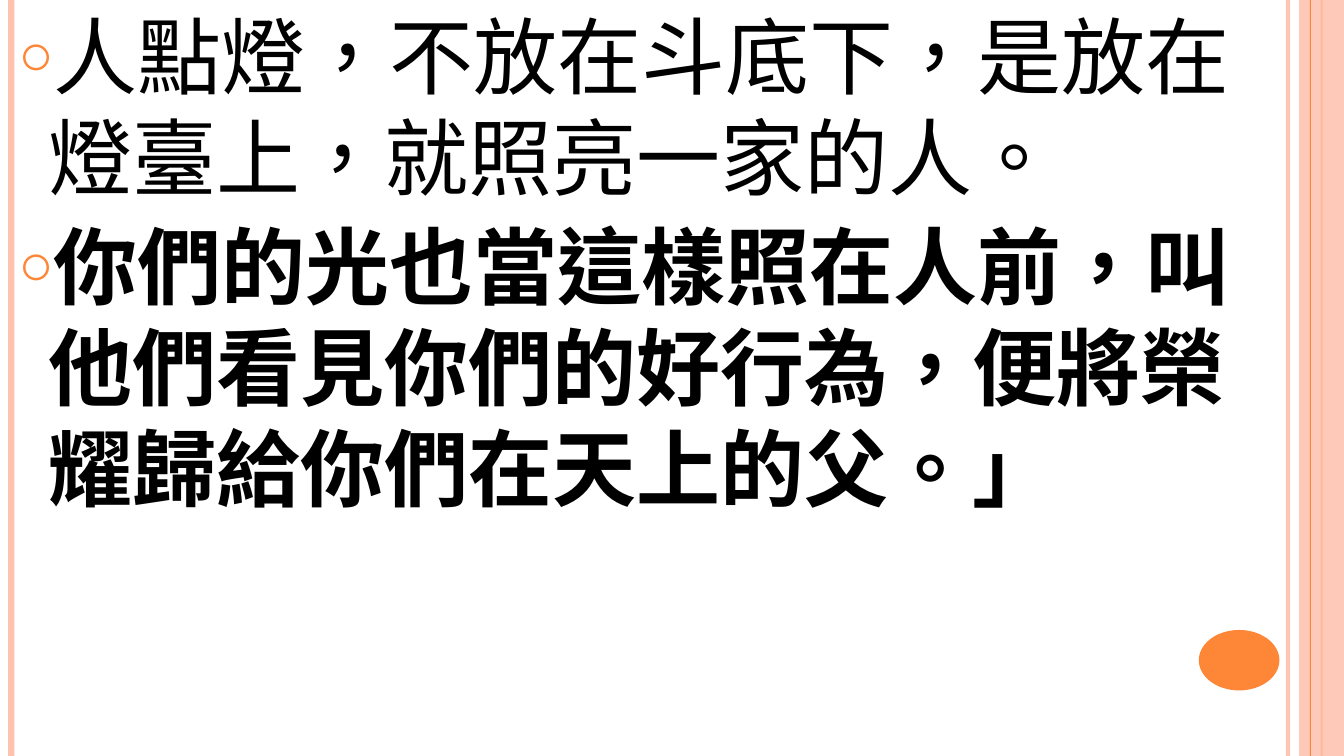
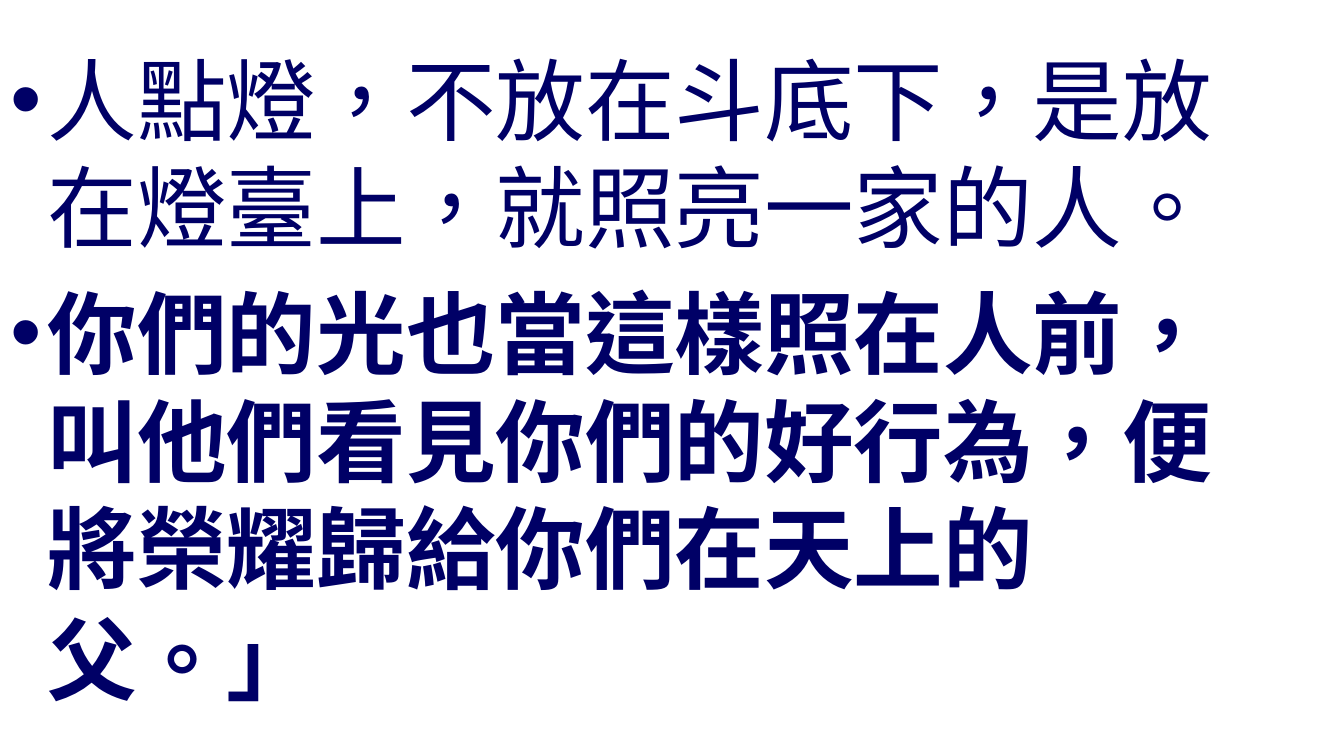
Before and after one commit to batisuoc/worship-resources, a slide deck: slide 3 of 74為鹽為光.pptx. Drawn at 1344x756 pixels with LibreOffice and Linux fonts; fonts in the diff are those of the drawing; background and template pictures are left out. Boxes give left, top, right and bottom in pixels: in the first picture for what was removed or moved away, otherwise in the second. Text is boxed around its words. In the diff, an @@ line names an element or a change of style, - is before the commit and + after.

```diff
--- a/74為鹽為光.pptx
+++ b/74為鹽為光.pptx
@@ text "人點燈，不放在斗底下，是放在燈臺上，就照亮一家的人。": place and size @@
-text "人點燈，不放在斗底下，是放在燈臺上，就照亮一家的人。" at box(49, 17, 1230, 508)
+text "人點燈，不放在斗底下，是放在燈臺上，就照亮一家的人。" at box(48, 58, 1212, 702)
@@ text "人點燈，不放在斗底下，是放在燈臺上，就照亮一家的人。" at box(48, 58, 1212, 702): size 60 to 64 pt, text colour #000000 to #000066; bullet ○ to •; more space between paragraphs; vertical alignment top to middle @@
@@ line removed from (11, 0) to (11, 756) @@
@@ line removed from (1289, 0) to (1289, 756) @@
@@ rectangle removed at box(1300, 0, 1344, 756) @@
@@ line removed from (1311, 0) to (1311, 756) @@
@@ line removed from (1322, 0) to (1322, 756) @@
@@ ellipse removed at box(1199, 630, 1279, 691) @@
```
Also in this commit, not shown: 6 other slides changed, 1 slide removed, 3 other files.
